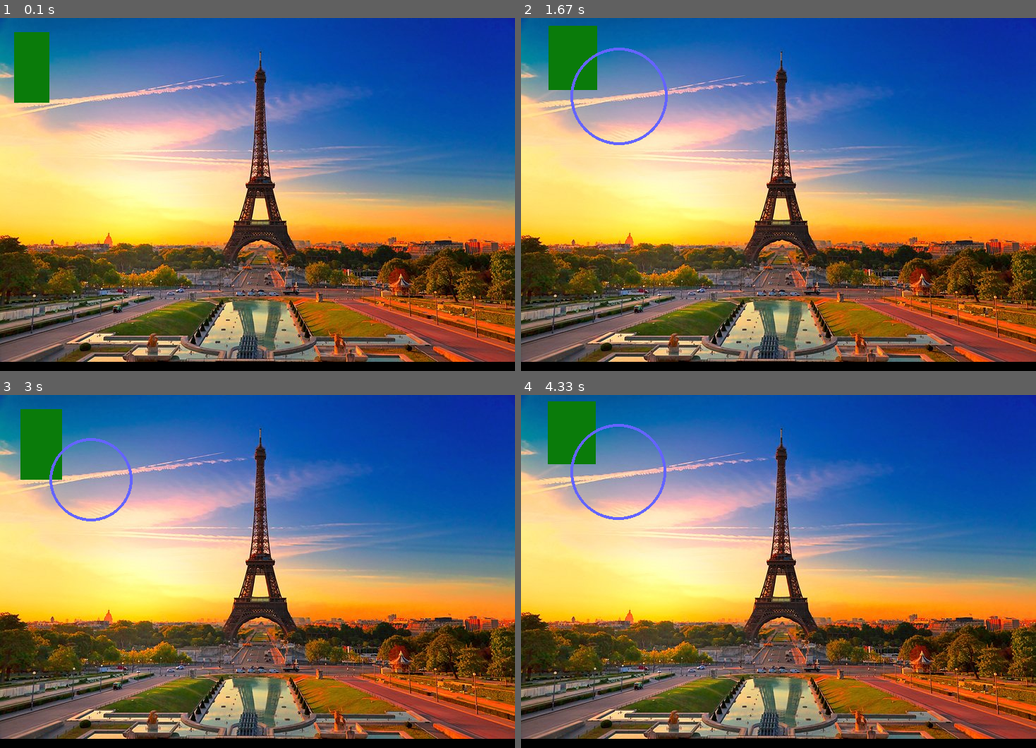
Above: before the commit, frames 1-4 (two rows, left to right).
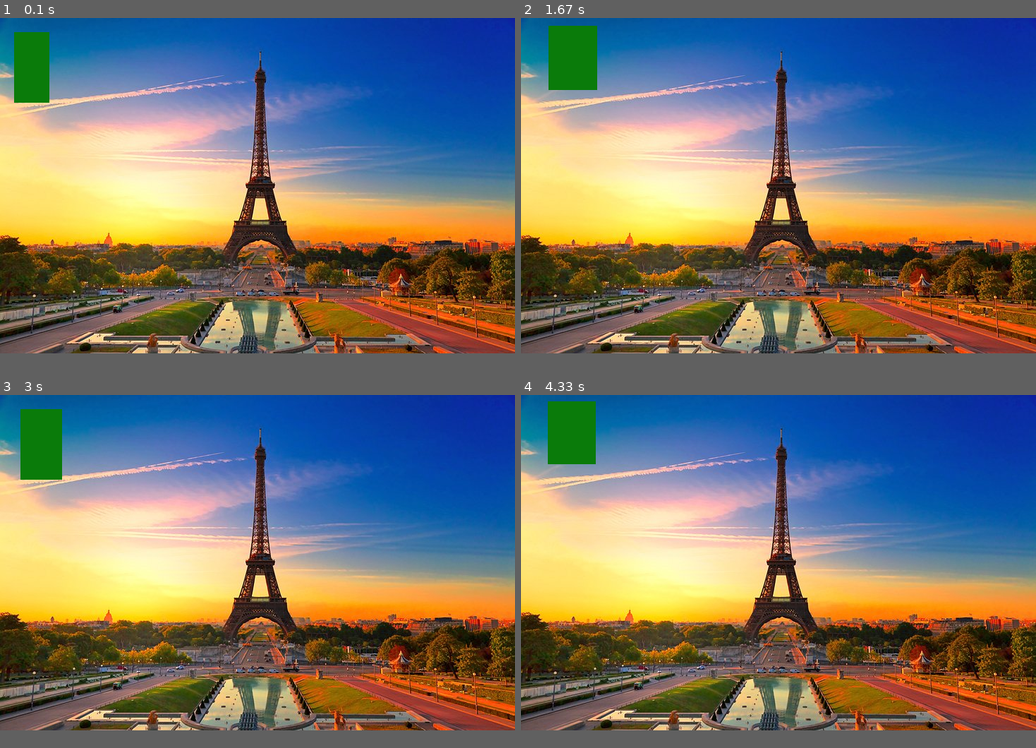
Above: after the commit, the same moments.

Repository: fradkins24/GameDesign
Game: pygame game, started from drawingPygame.py
The game is run twice, just before and just after one commit, with the same random seed, the same clock (stepped at 60 frames per second) and the same inputs.
Inputs:
- Up to frame 1 (0.1 s): no input
- Up to frame 2 (1.67 s): tap Space at 0.33 s; hold Right 0.67-1.13 s; hold D 0.67-1.13 s; hold Up 1.17-1.47 s; hold W 1.17-1.47 s; hold Right from 1.5 s (still down); hold D from 1.5 s (still down)
- Up to frame 3 (3 s): release Right at 1.97 s; release D at 1.97 s; hold Left 2-2.53 s; hold A 2-2.53 s; hold Down 2.57-2.87 s; hold S 2.57-2.87 s; hold Left from 2.9 s (still down); hold A from 2.9 s (still down)
- Up to frame 4 (4.33 s): release Left at 3.3 s; release A at 3.3 s; hold Up 3.33-3.7 s; hold W 3.33-3.7 s; hold Right from 3.73 s (still down); hold D from 3.73 s (still down)
The window is 730x500 before the commit and 730x475 after it. Grey fills any space a smaller window leaves; there, only what the larger window draws over its background counts as a difference.

The runs differ from the first frame. In frame 1, 2.4% of the frame differs, in the area x 0-100%, y 95-98%; in frame 2, 2.8%, in the area x 0-100%, y 8-98%; in frame 3, 2.8%; in frame 4, 2.8%.

Commit message:
11/12/20 learned how to jump

Diff:
--- a/drawingPygame.py
+++ b/drawingPygame.py
@@ -4,7 +4,7 @@
 #background pic has to be size of screen
 background=pygame.image.load("francepic.png")
 WIDTH=730
-HIEGHT=500
+HIEGHT=475
 screen=pygame.display.set_mode((WIDTH,HIEGHT)) #tuple
 white=(255,255,255)
 red=(255,0,0)
@@ -12,14 +12,24 @@
 #screen.fill(white)
 pygame.display.set_caption("My Shapes") #title
 pygame.display.update()
+
 run =True
 x=20
 y=20
 w=50
 h=100
 r=50
+jump=False
+high=10
+def redrawWindow():
+    #screen.blit(picname,(x,y))
+    screen.blit(background,(0,0))
+    pygame.draw.rect(screen,(10,123,10),(x,y, w,h))
+    pygame.display.update()
+    #                 window     color        x, y   radius thickness
+    #pygame.draw.circle(screen,(100,100,255),(x+100,y+100),r,4)
+    pygame.display.update()
 while run:
-    screen.blit(background,(0,0))
     for i in pygame.event.get(): #picks up anything that happens on screen
         if i.type == pygame.QUIT: #leaves game
             run=False
@@ -28,18 +38,26 @@
     keyboardKey=pygame.key.get_pressed()
     #check what key was pressed
     speed=1
-    # jump=15
-    # j=y
     if keyboardKey[pygame.K_LEFT] and x>0: #subtract from x
         x-=speed
         r-=speed
     if keyboardKey[pygame.K_RIGHT] and x+w<WIDTH: #add to x
         x+=speed
         r+=speed
-    if keyboardKey[pygame.K_UP] and y>0: #subtract from y
-        y-=speed
-    if keyboardKey[pygame.K_DOWN] and y+h<HIEGHT: #add to y
-        y+=speed
+    if not(jump): #this is for moving y without jump
+        if keyboardKey[pygame.K_UP] and y>0: #subtract from y
+            y-=speed
+        if keyboardKey[pygame.K_DOWN] and y+h<HIEGHT: #add to y
+            y+=speed
+        if keyboardKey[pygame.K_SPACE]:
+            jump=True
+    else:
+        if high>=-10:
+            y-=(high*abs(high))/2
+            high-=1
+        else:
+            high=10
+            jump=False
     if keyboardKey[pygame.K_a] and w>5:
         w-=speed
     if keyboardKey[pygame.K_d] and x+w<WIDTH:
@@ -48,16 +66,4 @@
         h-=speed
     if keyboardKey[pygame.K_s] and y+h<HIEGHT:
         h+=speed
-    # if keyboardKey[pygame.K_j] and y>0:
-    #     pygame.key.set_repeat()
-    #     y-=jump
-    #     pygame.time.delay(1000)
-        #y=j
-
-    #screen.fill(white)
-    #screen.blit(picname,(x,y))
-    pygame.draw.rect(screen,(10,123,10),(x,y, w,h))
-    pygame.display.update()
-    #                 window     color        x, y   radius thickness
-    pygame.draw.circle(screen,(100,100,255),(x+100,y+100),r,4)
-    pygame.display.update()
+    redrawWindow()
